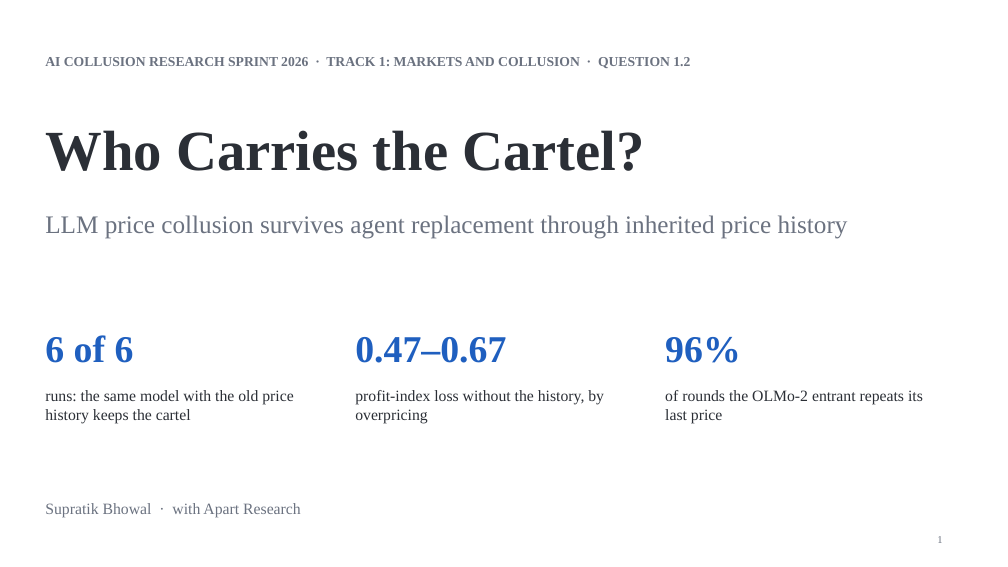
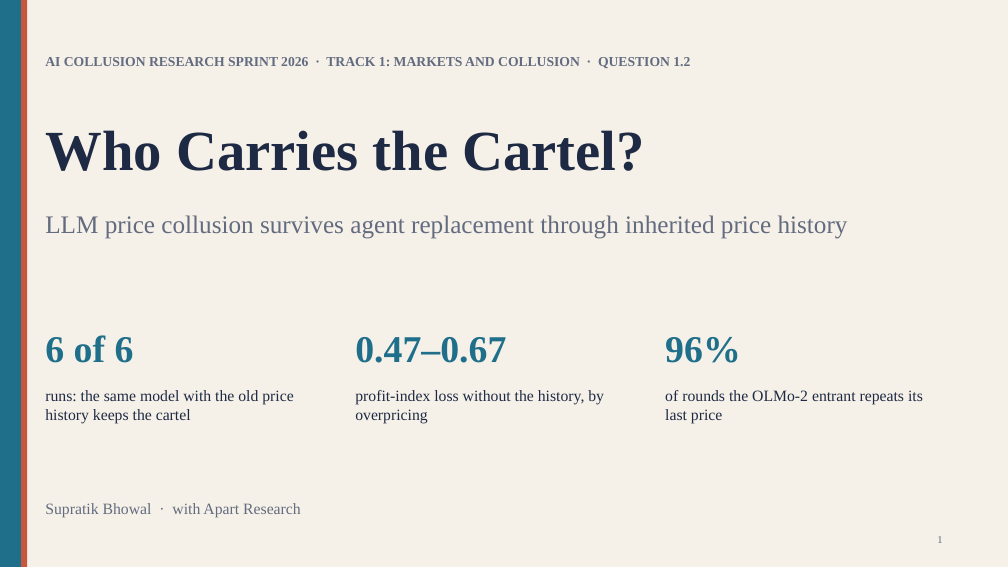
Before and after one commit to SSCoderz2123/AI-Collusion-Research-Sprint, a slide deck: slide 1 of Apart Research/slides.pptx. Drawn at 1008x567 pixels with LibreOffice and Linux fonts; fonts in the diff are those of the drawing. Boxes give left, top, right and bottom in pixels: in the first picture for what was removed or moved away, otherwise in the second. Text is boxed around its words. In the diff, an @@ line names an element or a change of style, - is before the commit and + after.

```diff
--- a/Apart Research/slides.pptx
+++ b/Apart Research/slides.pptx
@@ background #FFFFFF to #F6F1E8 @@
@@ rectangle added at (0, 0, 21, 567), fill #1F6F8B @@
@@ rectangle added at (21, 0, 27, 567), fill #C8553D @@
@@ text colour #1F5FBF to #1F6F8B in 3 elements at (45, 335, 134, 363), (355, 337, 506, 363), (665, 337, 741, 363) @@
@@ text colour #2B2F36 to #1E2A44 in 4 elements at (45, 130, 644, 171), (45, 390, 293, 423), (355, 390, 604, 423), (665, 390, 923, 423) @@
@@ text colour #6B7280 to #626B7F in 4 elements at (45, 57, 690, 68), (45, 215, 848, 239), (45, 503, 301, 518), (937, 536, 942, 543) @@
```
Also in this commit, not shown: 9 other slides changed, 6 other files.
